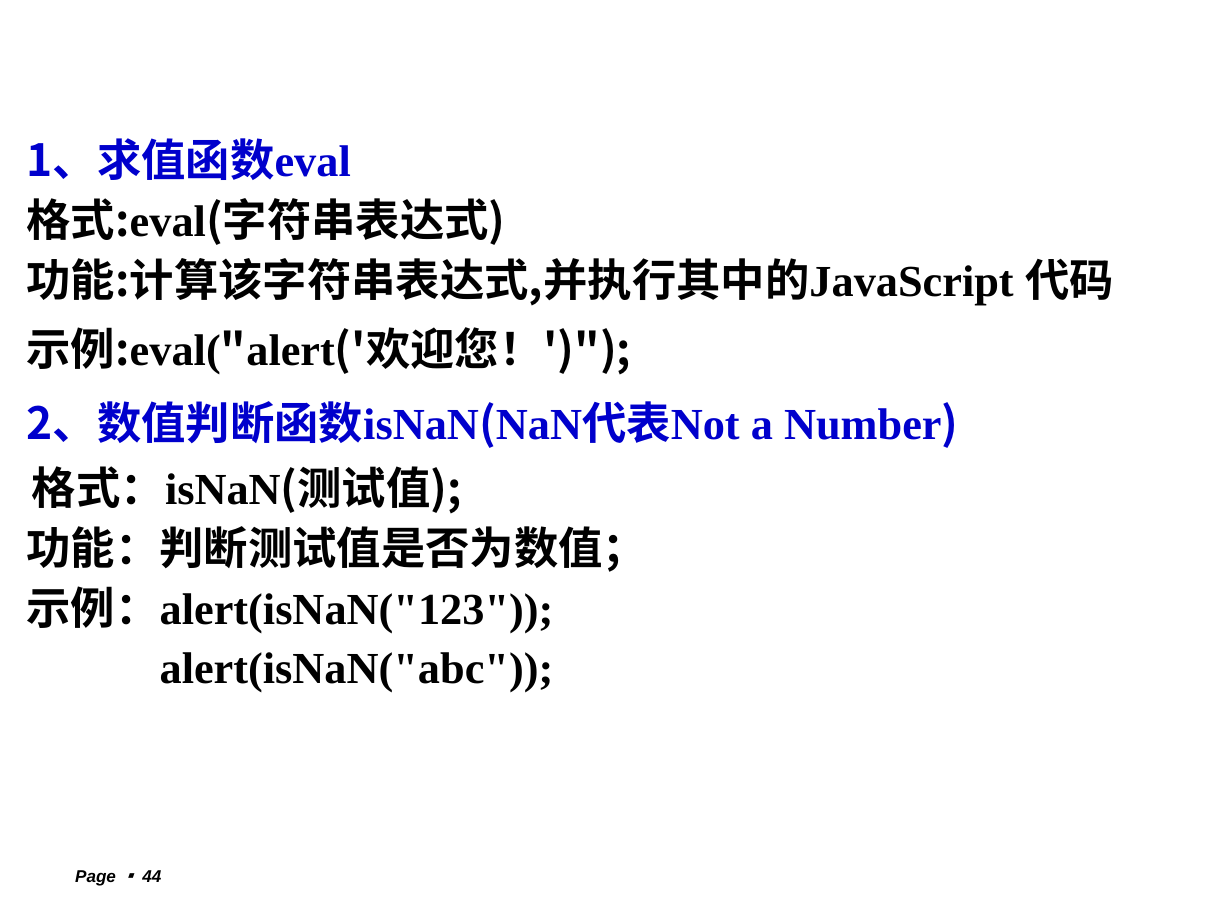
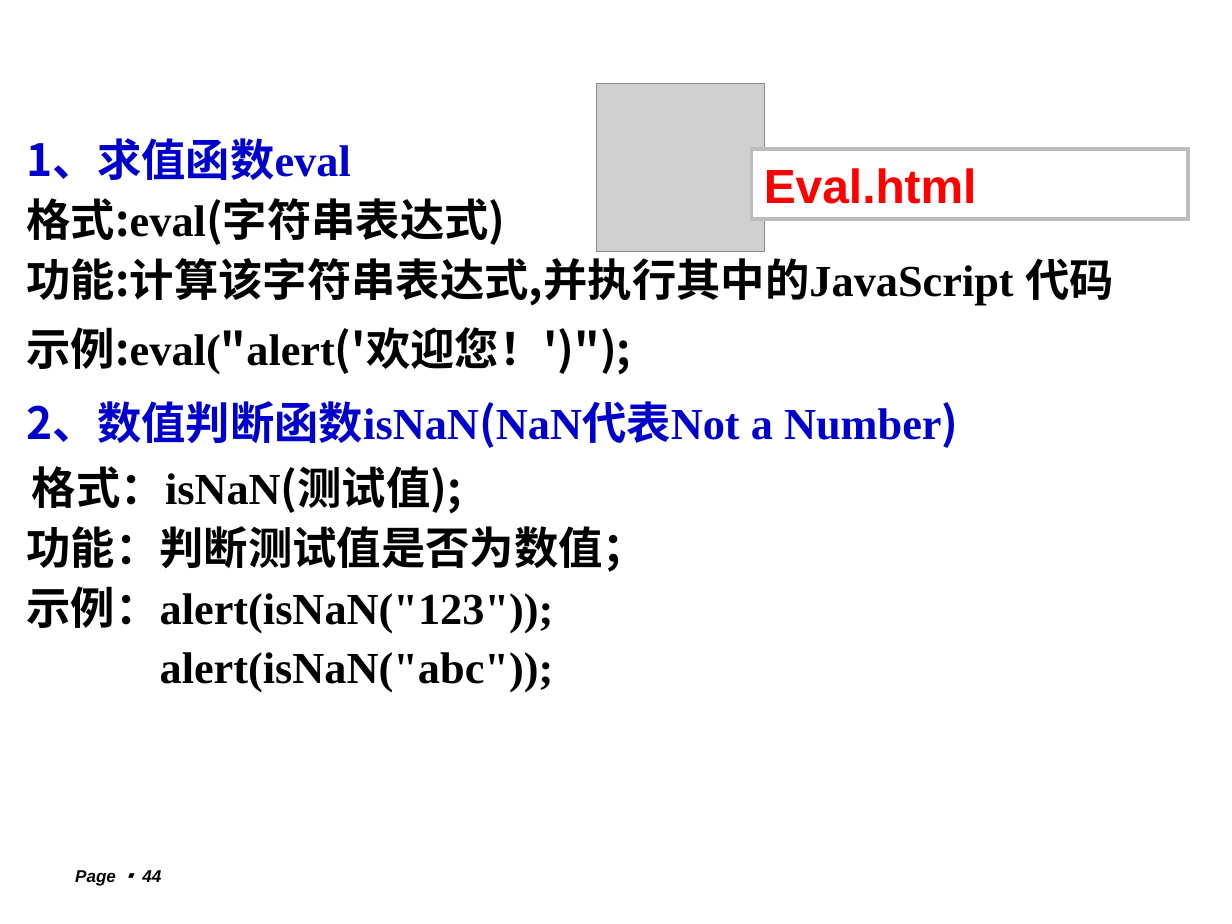
Before and after one commit to lxn56975/webdev, a slide deck: slide 44 of Chapter4Javascript.ppt. Drawn at 1232x924 pixels with LibreOffice and Linux fonts; fonts in the diff are those of the drawing; grey boxes stand for pictures; background and template pictures are left out. Boxes give left, top, right and bottom in pixels: in the first picture for what was removed or moved away, otherwise in the second. Text is boxed around its words. In the diff, an @@ line names an element or a change of style, - is before the commit and + after.

```diff
--- a/Chapter4Javascript.ppt
+++ b/Chapter4Javascript.ppt
@@ picture added at bbox=[596, 84, 764, 253] @@
@@ rectangle added at bbox=[752, 149, 1188, 219], fill #FFFFFF, outline #BCBCBC 2.01 pt, 28 pt, text #FF0000, bold @@
+Eval.html
```
Also in this commit, not shown: 5 other slides changed.
